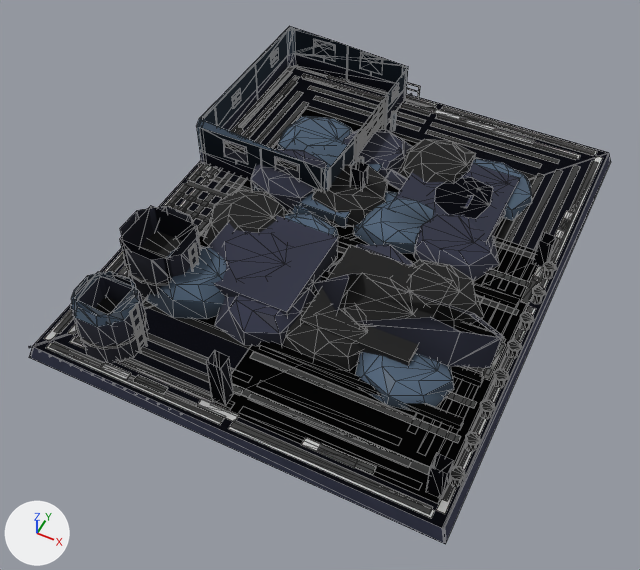
The glTF model assets/set_v5/veyran_shipyard_heavily_damaged.glb, before and after one commit.
Rendered twice from a camera (50 mm lens) standing at (9.3, -21.0, 23.7) and looking at (-0.2, -2.0, -0.1). Every picture has the same lights, and +X, +Y and +Z are marked at lower left. The older version comes first. Mesh edges are drawn as thin lines. Vertices at exactly the same position are counted once.

Names of what the first picture shows: 'body', 'body.001', 'body.002'.
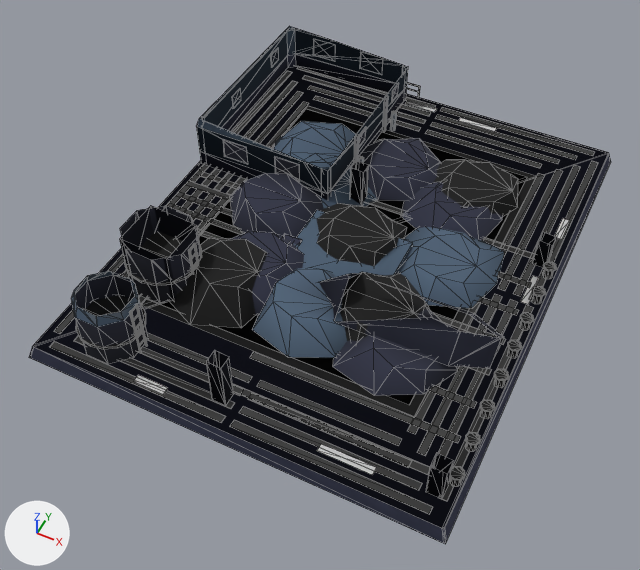
The change, as a diff of the scene's bpy script:
```diff
--- a/assets/set_v5/veyran_shipyard_heavily_damaged.glb.py
+++ b/assets/set_v5/veyran_shipyard_heavily_damaged.glb.py
@@ me_mesh_0 @@
 # used by ob_body; parent = ob_veyran_shipyard_heavily_damaged_lod0; location = (0.0, 0.0, 0.0)
-me_mesh_0.from_pydata(...)  # 2495 vertices, 3288 faces; spans x -7.4..7.4, y -9.3..9.3, z 0.0..2.8
+me_mesh_0.from_pydata(...)  # 1483 vertices, 1838 faces; spans x -7.4..7.4, y -9.3..9.3, z 0.0..2.8
+# me_mesh_0 part 1: the loose piece of 24 vertices spanning x -5.2..-1.8, y 2.7..6.2, z 0.5..1.0 is rebuilt with 16 vertices and now spans x -5.1..-0.8, y 1.6..6.0, z 0.5..1.0
+# me_mesh_0 part 2: the loose piece of 24 vertices spanning x -5.5..-1.9, y -6.0..-2.7, z 0.5..1.7 is rebuilt with 16 vertices and now spans x -5.0..-1.1, y -6.0..-1.8, z 0.5..1.6, in mat_metal
+# me_mesh_0 part 3: the loose piece of 24 vertices spanning x 2.0..5.4, y 3.3..6.6, z 0.5..1.0 is rebuilt with 16 vertices and now spans x 0.9..5.0, y 2.3..6.3, z 0.5..1.2, in mat_metal
+# me_mesh_0 part 4: the loose piece of 24 vertices spanning x -0.3..3.0, y -5.7..-2.4, z 0.5..1.3 is rebuilt with 16 vertices and now spans x -1.4..2.8, y -5.8..-1.7, z 0.5..1.3, in mat_paint
+# me_mesh_0 part 5: the loose piece of 24 vertices spanning x -5.2..-1.9, y 0.2..3.3, z 0.5..1.5 is rebuilt with 16 vertices and now spans x -5.1..-1.1, y -1.8..2.1, z 0.5..1.5
+# me_mesh_0 part 6: 87 loose pieces with 762 vertices, spanning x -7.3..7.1, y -9.2..9.2, z 0.5..2.3, are deleted
+# me_mesh_0 part 7: 4 vertices moved from x -3.5..2.7, y -1.6..9.1, z 0.5..1.2 to x -3.5..4.7, y 0.4..9.1, z 0.5..1.1; 253 vertices removed from x -5.1..7.1, y -8.5..9.2, z 0.5..2.2; 59 vertices added at x -2.2..5.7, y -5.9..6.6, z 0.5..1.4
+# me_mesh_0 part 8: 478 kept faces spanning x -7.4..7.3, y -9.3..9.3, z 0.0..2.8 get new vertex colours; the middle colour goes from grey #929292 to grey #9a9a9a
+# other edits to the shape of me_mesh_0 do not show in these pictures
 me_mesh_0.materials.append(mat_paint)
@@ me_mesh_1 @@
 # used by ob_body_001; parent = ob_veyran_shipyard_heavily_damaged_lod1; location = (0.0, 0.0, 0.0)
-me_mesh_1.from_pydata(...)  # 825 vertices, 948 faces; spans x -7.4..7.4, y -9.3..9.3, z 0.0..2.8
+me_mesh_1.from_pydata(...)  # 417 vertices, 310 faces; spans x -7.4..7.4, y -9.3..9.3, z 0.0..2.8
+# me_mesh_1 part 9: 11 loose pieces with 150 vertices, spanning x -6.5..6.8, y -8.8..8.7, z 0.5..2.8, are deleted
+# me_mesh_1 part 10: 16 vertices moved from x -7.0..4.8, y -5.8..8.8, z 0.5..2.7 to x -7.1..4.8, y -5.7..8.8, z 0.5..2.7; 300 vertices removed from x -7.4..7.4, y -9.3..9.3, z 0.0..2.7; 42 vertices added at x -7.1..4.3, y -4.5..8.8, z 0.5..2.7
 me_mesh_1.materials.append(mat_paint)
@@ me_mesh_2 @@
 # used by ob_body_002; parent = ob_veyran_shipyard_heavily_damaged_lod2; location = (0.0, 0.0, 0.0)
-me_mesh_2.from_pydata(...)  # 413 vertices, 282 faces; spans x -7.4..7.4, y -9.3..9.3, z 0.0..2.8
+me_mesh_2.from_pydata(...)  # 361 vertices, 232 faces; spans x -7.4..7.4, y -9.3..9.3, z 0.0..2.8
+# me_mesh_2 part 11: the loose piece of 8 vertices spanning x -4.2..-0.4, y 0.5..4.3, z 0.5..1.0 is moved by (2.7, -3.9, 0.0)
+# me_mesh_2 part 12: 9 loose pieces with 52 vertices, spanning x -6.5..6.8, y -8.8..8.7, z 0.5..1.5, are deleted
 me_mesh_2.materials.append(mat_paint)
@@ me_mesh_2 @@
 me_mesh_2.materials.append(mat_team)
-me_mesh_2.materials.append(mat_metal)
 me_mesh_2.materials.append(mat_rubber)
```

Boxes [x1, y1, x2, y2] around the edits, measured in the pictures (640 x 570 px; the box of a moved part takes in the faces that stretch with it):
'body', reshaped: before [29, 28, 610, 542]; after [31, 28, 610, 543]
'body.001', reshaped: before [30, 27, 610, 544]; after [29, 26, 611, 544]
'body.002', reshaped: before [29, 26, 611, 544]; after [59, 56, 590, 468]
part 1 of me_mesh_0, rebuilt: before [277, 116, 353, 149]; after [274, 121, 356, 163]
part 2 of me_mesh_0, rebuilt (22% wider, 25% taller): before [146, 247, 226, 319]; after [170, 238, 268, 328]
part 3 of me_mesh_0, rebuilt: before [472, 158, 532, 220]; after [434, 160, 518, 216]
part 4 of me_mesh_0, rebuilt: before [283, 301, 361, 371]; after [252, 268, 347, 358]
part 5 of me_mesh_0, rebuilt: before [251, 149, 326, 212]; after [230, 173, 324, 237]
part 6 of me_mesh_0, deleted: before [29, 48, 597, 518]
part 7 of me_mesh_0, cut back: before [203, 100, 603, 475]; after [316, 138, 504, 396]
part 8 of me_mesh_0, recoloured: [41, 64, 606, 540] in both
part 9 of me_mesh_1, deleted: before [70, 97, 539, 475]
part 10 of me_mesh_1, cut back: before [32, 27, 606, 544]; after [196, 26, 523, 341]
part 11 of me_mesh_2, moved or reshaped: before [254, 139, 382, 228]; after [293, 210, 413, 278]
part 12 of me_mesh_2, deleted: before [119, 163, 539, 504]
